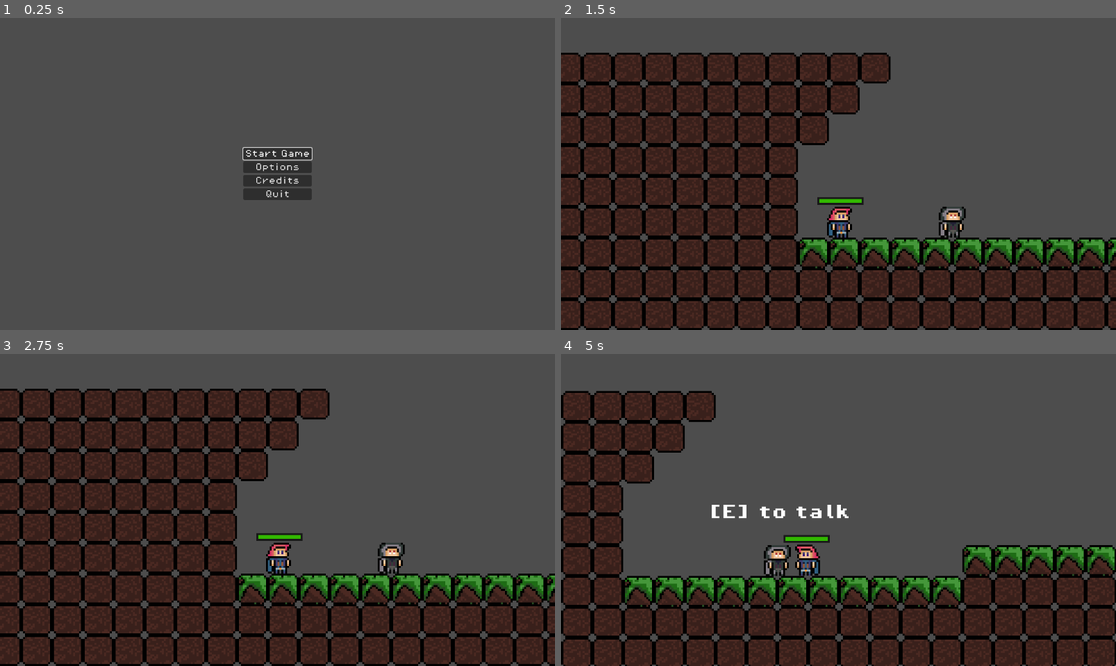
Above: before the commit, frames 1-4 (two rows, left to right).
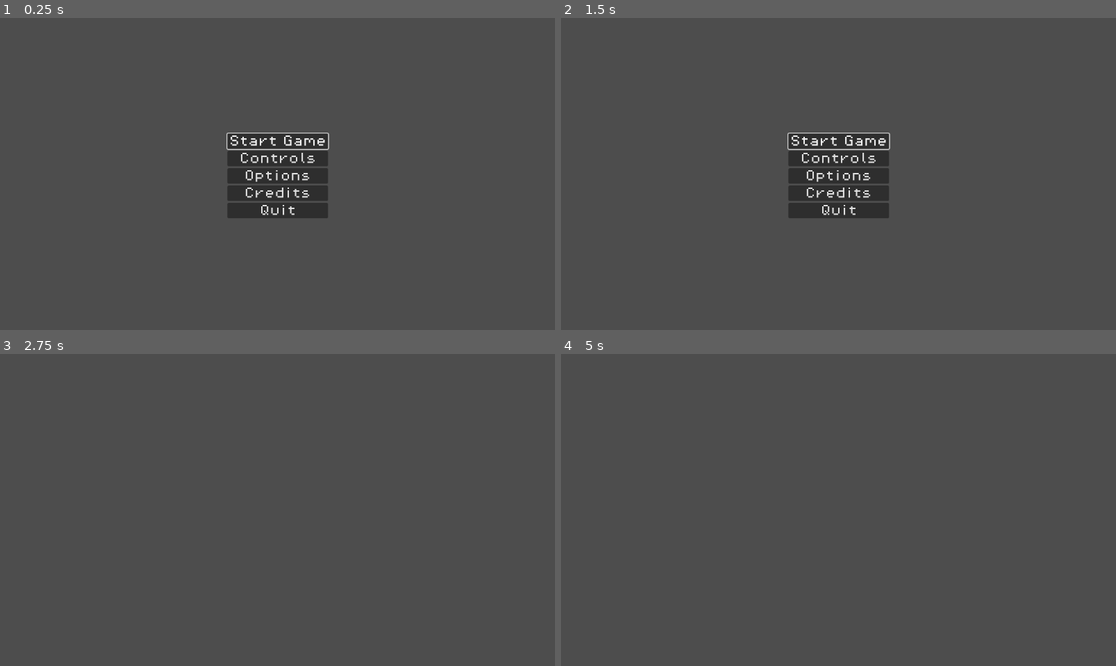
Above: after the commit, the same moments.

Repository: eoBattisti/agnosia
Game: Godot game, scene res://scenes/menu/main_menu.tscn
The game is run twice, just before and just after one commit, with the same random seed, the same clock (stepped at 60 frames per second) and the same inputs.
Inputs (mouse positions are in pixels of both pictures, inside the frame that each line leads up to):
- Up to frame 1 (0.25 s): no input
- Up to frame 2 (1.5 s): click (838, 158) at 0.5 s, where only the run after the commit has a clickable "Controls"; click (588, 30) at 1.25 s, where only the run after the commit has a clickable "Back"
- Up to frame 3 (2.75 s): click (277, 513) at 2 s, where only the run after the commit has a clickable "Options"
- Up to frame 4 (5 s): tap Enter at 2.75 s; hold E (advance_dialog) 2.78-3.53 s; hold D (move_right) 2.78-4.28 s; tap W (jump) at 3.02, 3.77 s; tap J (attack) at 3.6 s; hold A (move_left) from 4.28 s (still down); tap K (counter_dash) at 4.35 s

The runs differ from the first frame. In frame 1, 3.5% of the frame differs, in the area x 40-60%, y 36-65%; in frame 2, 60%, in the area x 0-100%, y 11-100%; in frame 3, 57%; in frame 4, 41%.

Commit message:
feat: add basic navigation between menus

Diff:
--- a/project.godot
+++ b/project.godot
@@ -20,6 +20,10 @@
 
 InteractionManager="*res://scenes/interection/interaction_manager.tscn"
 DialogManager="*res://scripts/dialog_manager.gd"
+
+[display]
+
+window/size/mode=3
 
 [input]
 
--- /dev/null
+++ b/scenes/menu/controls_menu.tscn
@@ -0,0 +1,26 @@
+[gd_scene load_steps=3 format=3 uid="uid://dw5l45ccoif5c"]
+
+[ext_resource type="FontFile" uid="uid://cub7kl652afbr" path="res://assets/fonts/PixelOperator8.ttf" id="1_0sf0v"]
+[ext_resource type="Script" path="res://scripts/menus/controls_menu.gd" id="1_efgka"]
+
+[node name="ControlsMenu" type="Control"]
+layout_mode = 3
+anchors_preset = 15
+anchor_right = 1.0
+anchor_bottom = 1.0
+grow_horizontal = 2
+grow_vertical = 2
+size_flags_horizontal = 4
+script = ExtResource("1_efgka")
+
+[node name="BackButton" type="Button" parent="."]
+layout_mode = 0
+offset_left = 12.0
+offset_top = 13.0
+offset_right = 57.0
+offset_bottom = 44.0
+theme_override_fonts/font = ExtResource("1_0sf0v")
+theme_override_font_sizes/font_size = 24
+text = "Back"
+
+[connection signal="pressed" from="BackButton" to="." method="_on_button_pressed"]
--- /dev/null
+++ b/scenes/menu/credits_menu.tscn
@@ -0,0 +1,9 @@
+[gd_scene format=3 uid="uid://ds4fa1fa7ohug"]
+
+[node name="CreditsMenu" type="Control"]
+layout_mode = 3
+anchors_preset = 15
+anchor_right = 1.0
+anchor_bottom = 1.0
+grow_horizontal = 2
+grow_vertical = 2
--- a/scenes/menu/main_menu.tscn
+++ b/scenes/menu/main_menu.tscn
@@ -1,7 +1,8 @@
-[gd_scene load_steps=3 format=3 uid="uid://d2pwf4o2x6444"]
+[gd_scene load_steps=4 format=3 uid="uid://d2pwf4o2x6444"]
 
 [ext_resource type="FontFile" uid="uid://cub7kl652afbr" path="res://assets/fonts/PixelOperator8.ttf" id="1_448gt"]
 [ext_resource type="Script" path="res://scripts/menus/main_menu.gd" id="1_vd7qx"]
+[ext_resource type="FontFile" uid="uid://dsc35l86gpsfu" path="res://assets/fonts/PixelOperator8-Bold.ttf" id="3_6ewq8"]
 
 [node name="MainMenu" type="Control"]
 layout_mode = 3
@@ -19,27 +20,37 @@
 anchor_top = 0.5
 anchor_right = 0.5
 anchor_bottom = 0.5
-offset_left = -71.0
-offset_top = -54.0
-offset_right = 71.0
-offset_bottom = 54.0
+offset_left = -104.0
+offset_top = -66.0
+offset_right = 105.0
+offset_bottom = 74.0
 grow_horizontal = 2
 grow_vertical = 2
+size_flags_horizontal = 4
+size_flags_vertical = 4
 
 [node name="StartButton" type="Button" parent="VBoxContainer"]
 layout_mode = 2
 focus_neighbor_top = NodePath("../QuitButton")
+focus_neighbor_bottom = NodePath("../ControlsMenu")
+theme_override_fonts/font = ExtResource("1_448gt")
+theme_override_font_sizes/font_size = 24
+text = "Start Game"
+
+[node name="ControlsMenu" type="Button" parent="VBoxContainer"]
+layout_mode = 2
+focus_neighbor_top = NodePath("../StartButton")
 focus_neighbor_bottom = NodePath("../OptionsButton")
 theme_override_fonts/font = ExtResource("1_448gt")
-theme_override_font_sizes/font_size = 16
-text = "Start Game"
+theme_override_font_sizes/font_size = 24
+text = "Controls"
 
 [node name="OptionsButton" type="Button" parent="VBoxContainer"]
 layout_mode = 2
-focus_neighbor_top = NodePath("../StartButton")
+focus_neighbor_top = NodePath("../ControlsMenu")
 focus_neighbor_bottom = NodePath("../CreditsButton")
 theme_override_fonts/font = ExtResource("1_448gt")
-theme_override_font_sizes/font_size = 16
+theme_override_font_sizes/font_size = 24
 text = "Options"
 
 [node name="CreditsButton" type="Button" parent="VBoxContainer"]
@@ -47,7 +58,7 @@
 focus_neighbor_top = NodePath("../OptionsButton")
 focus_neighbor_bottom = NodePath("../QuitButton")
 theme_override_fonts/font = ExtResource("1_448gt")
-theme_override_font_sizes/font_size = 16
+theme_override_font_sizes/font_size = 24
 text = "Credits"
 
 [node name="QuitButton" type="Button" parent="VBoxContainer"]
@@ -55,8 +66,30 @@
 focus_neighbor_top = NodePath("../CreditsButton")
 focus_neighbor_bottom = NodePath("../StartButton")
 theme_override_fonts/font = ExtResource("1_448gt")
-theme_override_font_sizes/font_size = 16
+theme_override_font_sizes/font_size = 24
 text = "Quit"
 
+[node name="Label" type="Label" parent="."]
+layout_mode = 1
+anchors_preset = -1
+anchor_left = 0.5
+anchor_top = 0.344
+anchor_right = 0.5
+anchor_bottom = 0.344
+offset_left = -188.0
+offset_top = -54.912
+offset_right = 177.0
+offset_bottom = 0.0879974
+grow_horizontal = 2
+grow_vertical = 2
+size_flags_horizontal = 4
+size_flags_vertical = 0
+theme_override_fonts/font = ExtResource("3_6ewq8")
+theme_override_font_sizes/font_size = 54
+text = "Agnosia"
+
 [connection signal="pressed" from="VBoxContainer/StartButton" to="." method="_on_start_button_pressed"]
+[connection signal="pressed" from="VBoxContainer/ControlsMenu" to="." method="_on_controls_menu_pressed"]
+[connection signal="pressed" from="VBoxContainer/OptionsButton" to="." method="_on_options_button_pressed"]
+[connection signal="pressed" from="VBoxContainer/CreditsButton" to="." method="_on_credits_button_pressed"]
 [connection signal="pressed" from="VBoxContainer/QuitButton" to="." method="_on_quit_button_pressed"]
--- /dev/null
+++ b/scenes/menu/options_menu.tscn
@@ -0,0 +1,9 @@
+[gd_scene format=3 uid="uid://b28b8owgf83pv"]
+
+[node name="OptionsMenu" type="Control"]
+layout_mode = 3
+anchors_preset = 15
+anchor_right = 1.0
+anchor_bottom = 1.0
+grow_horizontal = 2
+grow_vertical = 2
--- /dev/null
+++ b/scripts/menus/controls_menu.gd
@@ -0,0 +1,10 @@
+extends Control
+
+@onready var back_button = $BackButton
+
+func _ready():
+	back_button.grab_focus()
+
+
+func _on_button_pressed():
+	get_tree().change_scene_to_file("res://scenes/menu/main_menu.tscn")
--- a/scripts/menus/main_menu.gd
+++ b/scripts/menus/main_menu.gd
@@ -1,13 +1,24 @@
 extends Control
 
 @onready var start_button = $VBoxContainer/StartButton
-
 func _ready():
 	start_button.grab_focus()
 
 
 func _on_start_button_pressed():
-	get_tree().change_scene_to_packed(preload("res://scenes/game.tscn"))
+	get_tree().change_scene_to_file("res://scenes/game.tscn")
+
 
 func _on_quit_button_pressed():
 	get_tree().quit()
+
+
+func _on_options_button_pressed():
+	get_tree().change_scene_to_file("res://scenes/menu/options_menu.tscn")
+
+func _on_credits_button_pressed():
+	get_tree().change_scene_to_file("res://scenes/menu/credits_menu.tscn")
+
+
+func _on_controls_menu_pressed():
+	get_tree().change_scene_to_file("res://scenes/menu/controls_menu.tscn")
